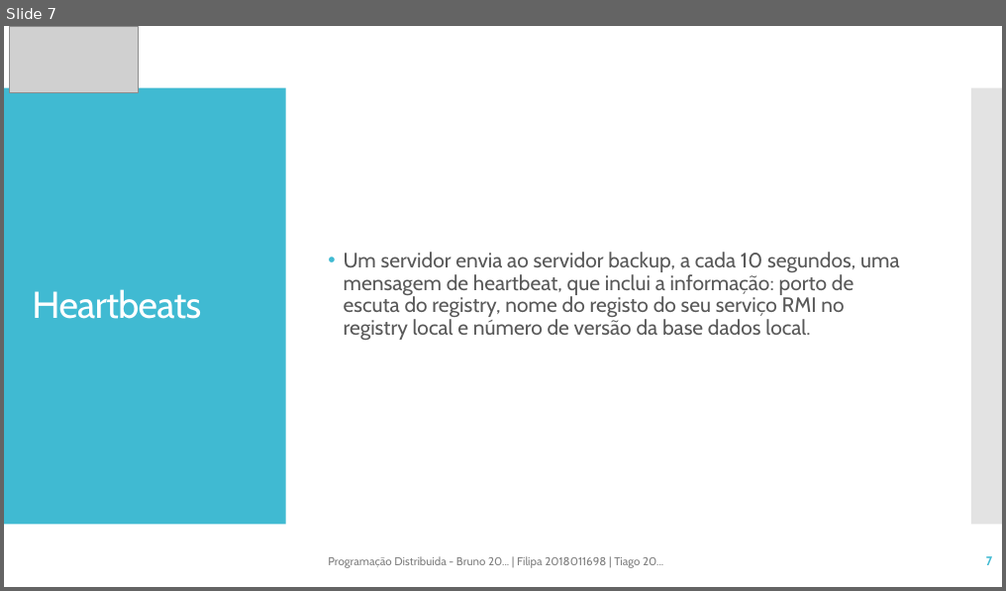
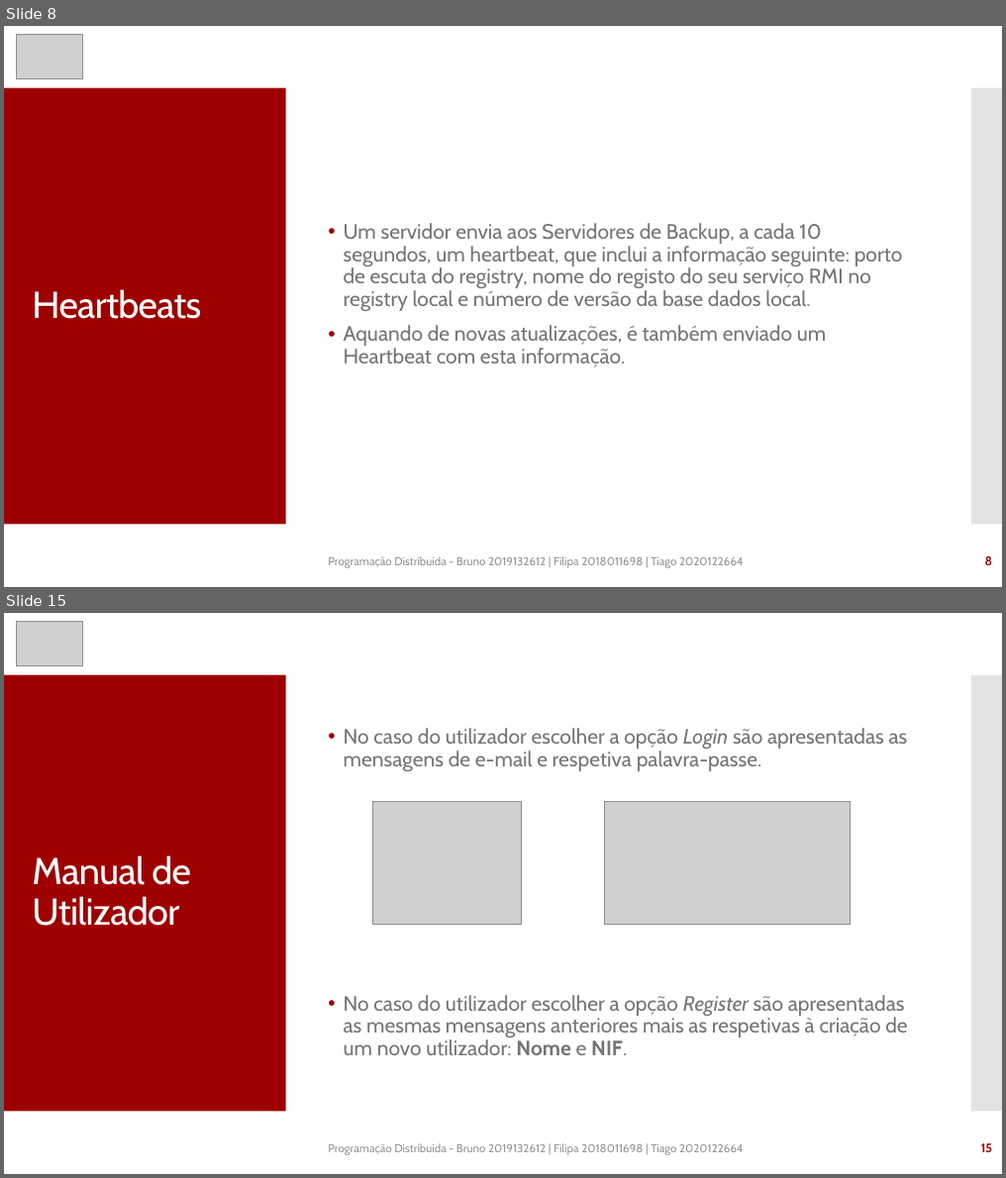
Before and after one commit to tfig-dev/eventsManager_PD, a slide deck: Trabalho_Pratico_Meta_1.pptx. Shown one above the other, each under a label of ours: slide 7 before the commit, slides 8 and 15 after it; the slides between them are not shown. The pictures are 1006x591 and 1006x1178 pixels, drawn with LibreOffice and Linux fonts; fonts in the diff are those of the drawing; grey boxes stand for pictures. Boxes give left, top, right and bottom in pixels: in the first picture for what was removed or moved away, otherwise in the second. Text is boxed around its words. In the diff, an @@ line names an element or a change of style, - is before the commit and + after.

```diff
--- a/Trabalho_Pratico_Meta_1.pptx
+++ b/Trabalho_Pratico_Meta_1.pptx
@@ slide 15 added at box(4, 613, 1002, 1174), background #FFFFFF; not listed: 2 template elements that a slide beside it also shows @@
@@ picture added at box(16, 621, 82, 665) @@
@@ text added at box(344, 728, 908, 1056), 20 pt, text #757575 @@
+• No caso do utilizador escolher a opção Login são apresentadas as mensagens de e-mail e respetiva palavra-passe.
+• No caso do utilizador escolher a opção Register são apresentadas as mesmas mensagens anteriores mais as respetivas à criação de um novo utilizador: Nome e NIF.
@@ picture added at box(373, 802, 522, 925) @@
@@ picture added at box(604, 802, 850, 925) @@
@@ title added at box(32, 856, 191, 926), 36 pt, text #FFFFFF @@
+Manual de Utilizador
@@ text added at box(328, 1144, 744, 1156), 11 pt, text #949494 @@
+Programação Distribuida - Bruno 2019132612 | Filipa 2018011698 | Tiago 2020122664
@@ page number added at box(981, 1144, 992, 1153), 12 pt, text #9E0000, bold @@
+15
@@ what was slide 7 is now slide 8 @@
@@ slide 8 changed as well @@
@@ picture removed at box(10, 26, 139, 93) @@
@@ picture added at box(16, 34, 82, 78) @@
@@ rectangle at box(4, 88, 286, 525): fill #40BAD2 to #9E0000 @@
@@ text at box(344, 223, 903, 368): text changed; text colour #595959 to #757575 @@
-• Um servidor envia ao servidor backup, a cada 10 segundos, uma mensagem de heartbeat, que inclui a informação: porto de escuta do registry, nome do registo do seu serviço RMI no registry local e número de versão da base dados local.
+• Um servidor envia aos Servidores de Backup, a cada 10 segundos, um heartbeat, que inclui a informação seguinte: porto de escuta do registry, nome do registo do seu serviço RMI no registry local e número de versão da base dados local.
+• Aquando de novas atualizações, é também enviado um Heartbeat com esta informação.
@@ text at box(328, 557, 744, 569): text changed; text colour #808080 to #949494 @@
-Programação Distribuida - Bruno 20... | Filipa 2018011698 | Tiago 20...
+Programação Distribuida - Bruno 2019132612 | Filipa 2018011698 | Tiago 2020122664
@@ page number at box(985, 557, 993, 566): text changed; text colour #40BAD2 to #9E0000 @@
-7
+8
```
Also in this commit, not shown: 8 other slides changed, 12 other slides added, 1 other file.
